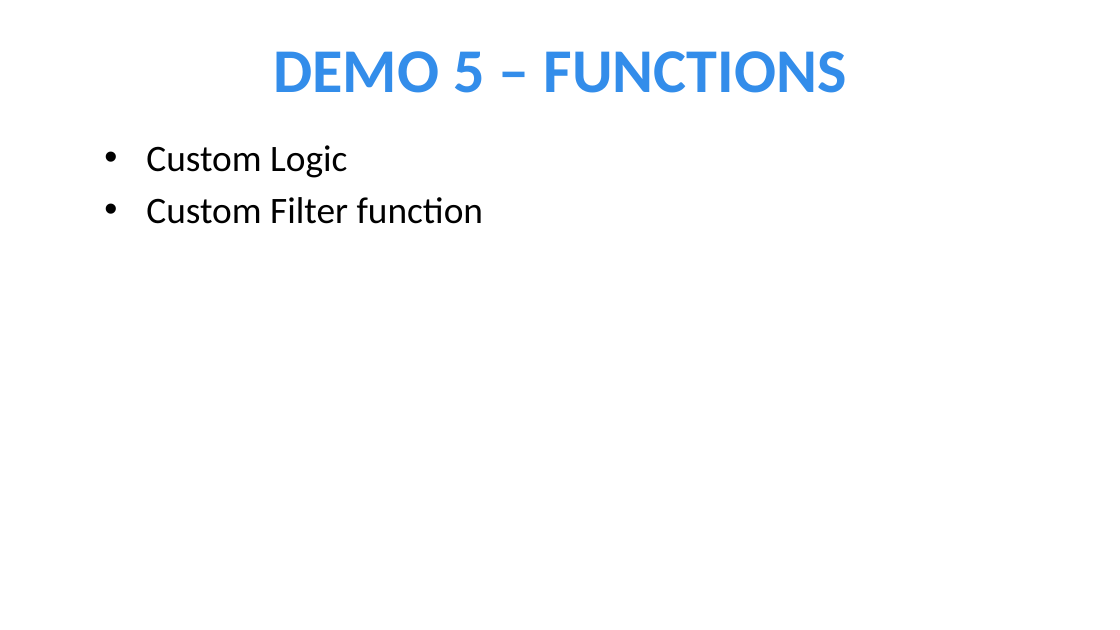
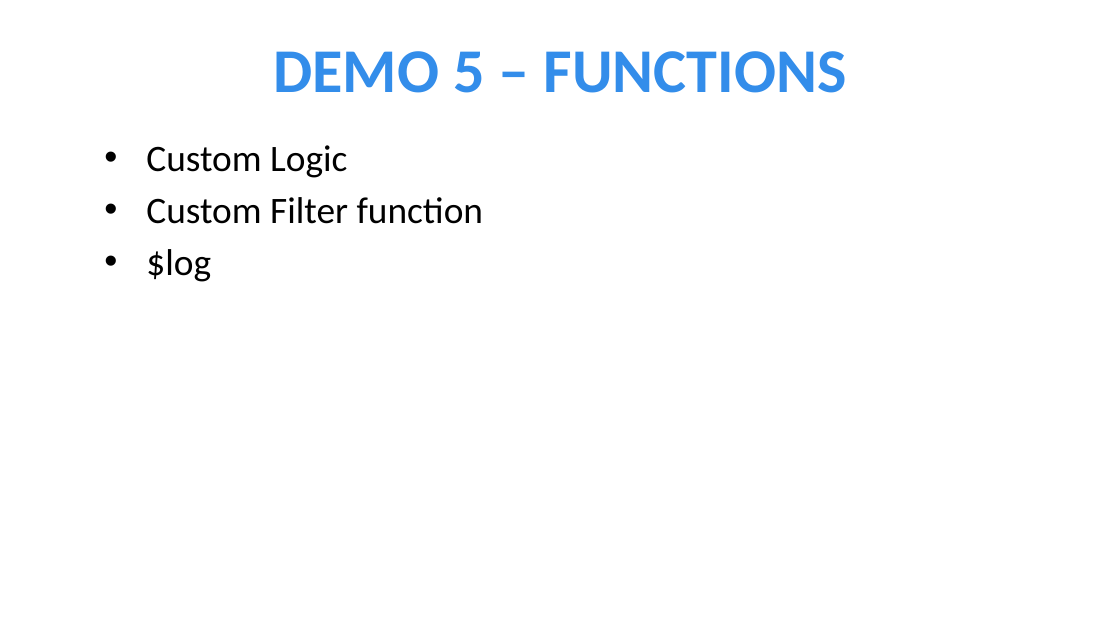
Before and after one commit to jptacek/MadDotNet, a slide deck: slide 11 of PowerPoint/AngularJS.pptx (slide 10 before the commit). Drawn at 1120x630 pixels with LibreOffice and Linux fonts; fonts in the diff are those of the drawing; background and template pictures are left out. Boxes give left, top, right and bottom in pixels: in the first picture for what was removed or moved away, otherwise in the second. Text is boxed around its words. In the diff, an @@ line names an element or a change of style, - is before the commit and + after.

Commit message:
Update code for demo

```diff
--- a/PowerPoint/AngularJS.pptx
+++ b/PowerPoint/AngularJS.pptx
@@ text at (146,249,211,282): paragraph added @@
+• $log
```
Also in this commit, not shown: 4 other slides changed, 2 slides added, 26 other files.
